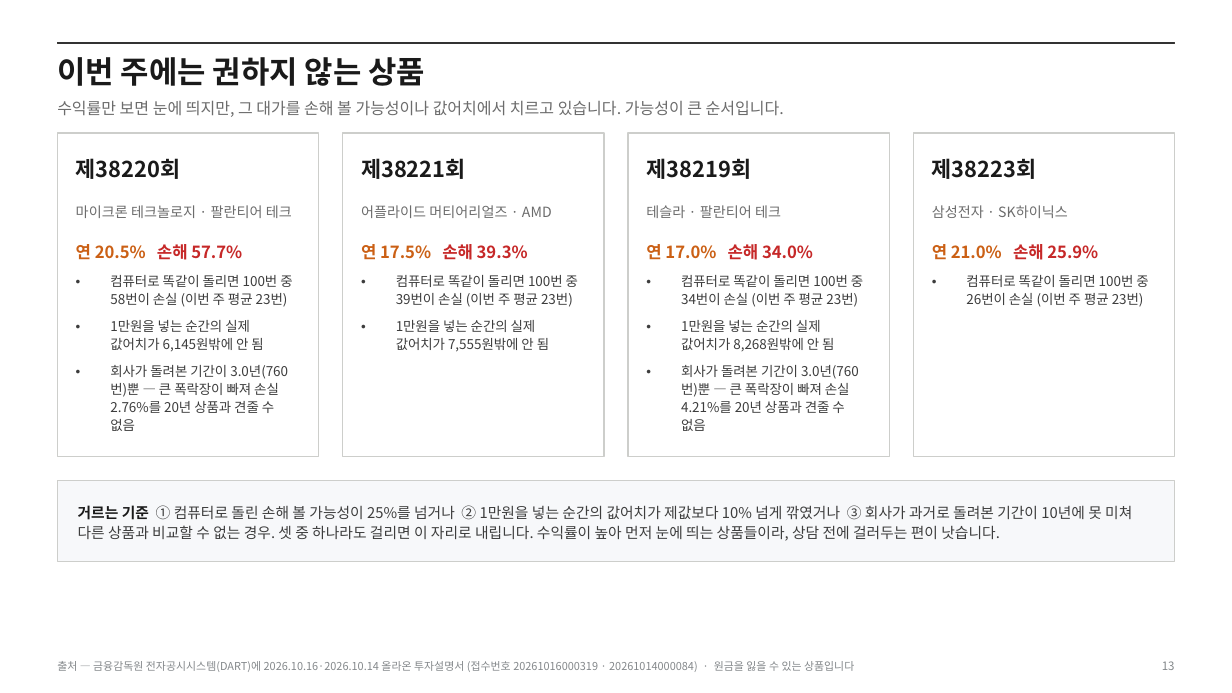
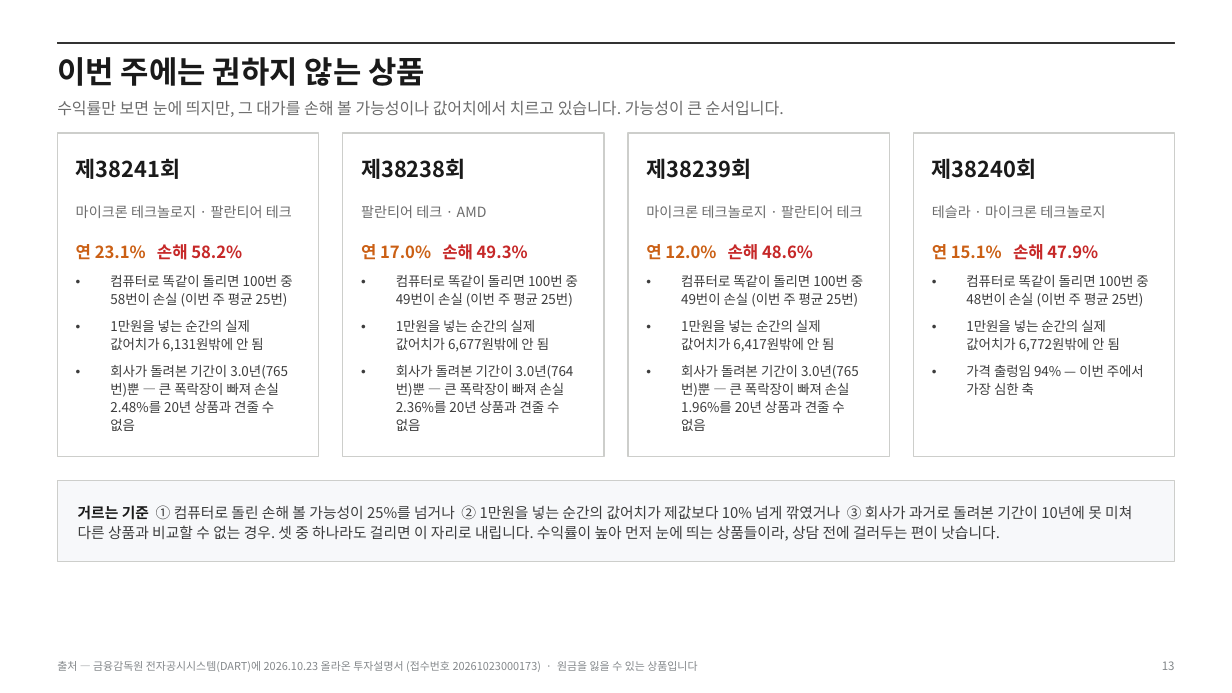
Before and after one commit to hanaroline/work_1, a slide deck: slide 13 of els-analysis-deck.pptx. Drawn at 1232x693 pixels with LibreOffice and Linux fonts; fonts in the diff are those of the drawing. Boxes give left, top, right and bottom in pixels: in the first picture for what was removed or moved away, otherwise in the second. Text is boxed around its words. In the diff, an @@ line names an element or a change of style, - is before the commit and + after.

```diff
--- a/els-analysis-deck.pptx
+++ b/els-analysis-deck.pptx
@@ text at bbox=[76, 158, 181, 179]: text changed @@
-제38220회
+제38241회
@@ text at bbox=[361, 158, 466, 179]: text changed @@
-제38221회
+제38238회
@@ text at bbox=[646, 158, 751, 179]: text changed @@
-제38219회
+제38239회
@@ text at bbox=[932, 158, 1037, 179]: text changed @@
-제38223회
+제38240회
@@ text at bbox=[361, 205, 487, 218]: text changed @@
-어플라이드 머티어리얼즈 · AMD
+팔란티어 테크 · AMD
@@ text at bbox=[646, 205, 863, 218]: text changed @@
-테슬라 · 팔란티어 테크
+마이크론 테크놀로지 · 팔란티어 테크
@@ text at bbox=[932, 205, 1105, 218]: text changed @@
-삼성전자 · SK하이닉스
+테슬라 · 마이크론 테크놀로지
@@ text at bbox=[76, 244, 242, 260]: text changed @@
-연 20.5% 손해 57.7%
+연 23.1% 손해 58.2%
@@ text at bbox=[361, 244, 528, 260]: text changed @@
-연 17.5% 손해 39.3%
+연 17.0% 손해 49.3%
@@ text at bbox=[646, 244, 813, 260]: text changed @@
-연 17.0% 손해 34.0%
+연 12.0% 손해 48.6%
@@ text at bbox=[932, 244, 1098, 260]: text changed @@
-연 21.0% 손해 25.9%
+연 15.1% 손해 47.9%
@@ text at bbox=[110, 275, 292, 431]: text changed @@
-• 컴퓨터로 똑같이 돌리면 100번 중 58번이 손실 (이번 주 평균 23번)
-• 1만원을 넣는 순간의 실제 값어치가 6,145원밖에 안 됨
-• 회사가 돌려본 기간이 3.0년(760번)뿐 — 큰 폭락장이 빠져 손실 2.76%를 20년 상품과 견줄 수 없음
+• 컴퓨터로 똑같이 돌리면 100번 중 58번이 손실 (이번 주 평균 25번)
+• 1만원을 넣는 순간의 실제 값어치가 6,131원밖에 안 됨
+• 회사가 돌려본 기간이 3.0년(765번)뿐 — 큰 폭락장이 빠져 손실 2.48%를 20년 상품과 견줄 수 없음
@@ text at bbox=[396, 275, 578, 431]: text changed @@
-• 컴퓨터로 똑같이 돌리면 100번 중 39번이 손실 (이번 주 평균 23번)
-• 1만원을 넣는 순간의 실제 값어치가 7,555원밖에 안 됨
+• 컴퓨터로 똑같이 돌리면 100번 중 49번이 손실 (이번 주 평균 25번)
+• 1만원을 넣는 순간의 실제 값어치가 6,677원밖에 안 됨
+• 회사가 돌려본 기간이 3.0년(764번)뿐 — 큰 폭락장이 빠져 손실 2.36%를 20년 상품과 견줄 수 없음
@@ text at bbox=[681, 275, 863, 431]: text changed @@
-• 컴퓨터로 똑같이 돌리면 100번 중 34번이 손실 (이번 주 평균 23번)
-• 1만원을 넣는 순간의 실제 값어치가 8,268원밖에 안 됨
-• 회사가 돌려본 기간이 3.0년(760번)뿐 — 큰 폭락장이 빠져 손실 4.21%를 20년 상품과 견줄 수 없음
+• 컴퓨터로 똑같이 돌리면 100번 중 49번이 손실 (이번 주 평균 25번)
+• 1만원을 넣는 순간의 실제 값어치가 6,417원밖에 안 됨
+• 회사가 돌려본 기간이 3.0년(765번)뿐 — 큰 폭락장이 빠져 손실 1.96%를 20년 상품과 견줄 수 없음
@@ text at bbox=[966, 275, 1148, 395]: text changed @@
-• 컴퓨터로 똑같이 돌리면 100번 중 26번이 손실 (이번 주 평균 23번)
+• 컴퓨터로 똑같이 돌리면 100번 중 48번이 손실 (이번 주 평균 25번)
+• 1만원을 넣는 순간의 실제 값어치가 6,772원밖에 안 됨
+• 가격 출렁임 94% — 이번 주에서 가장 심한 축
@@ text at bbox=[57, 661, 697, 672]: text changed @@
-출처 — 금융감독원 전자공시시스템(DART)에 2026.10.16·2026.10.14 올라온 투자설명서 (접수번호 20261016000319 · 20261014000084) · 원금을 잃을 수 있는 상품입니다
+출처 — 금융감독원 전자공시시스템(DART)에 2026.10.23 올라온 투자설명서 (접수번호 20261023000173) · 원금을 잃을 수 있는 상품입니다
```
Also in this commit, not shown: 15 other slides changed, 23 other files.
